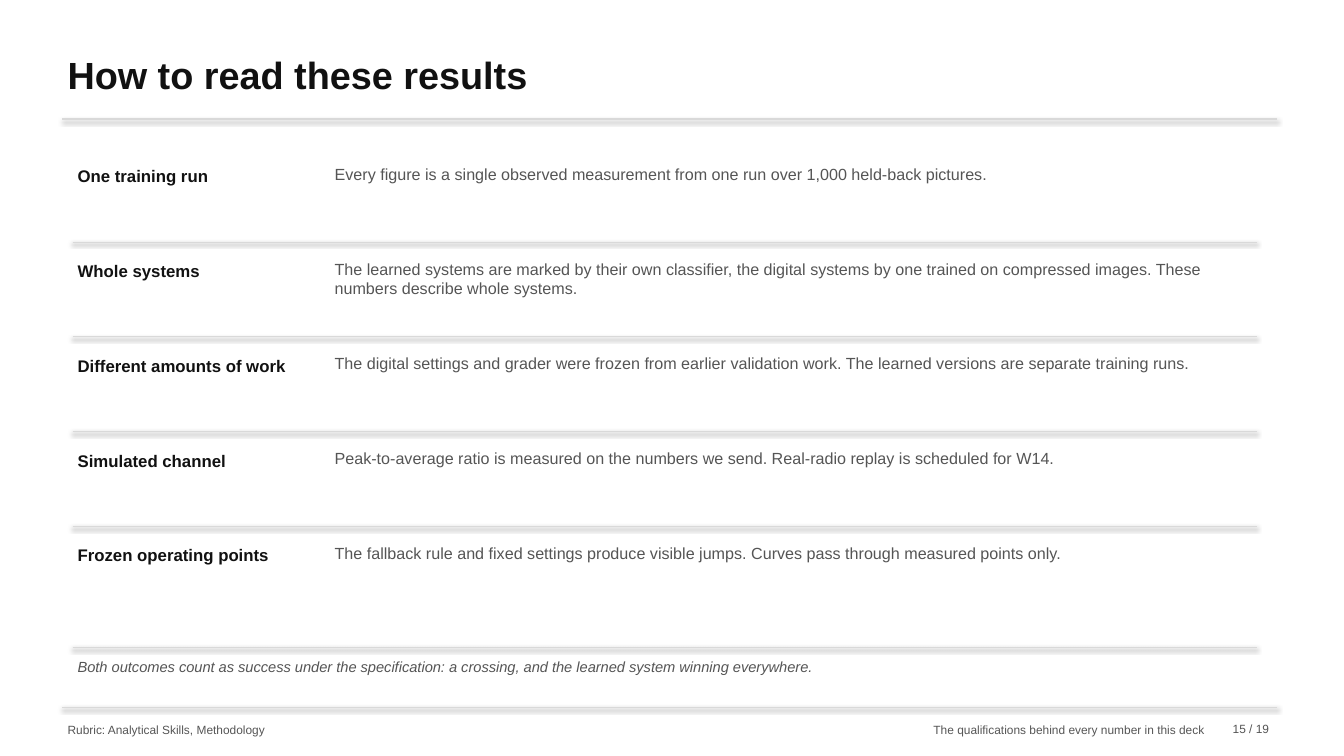
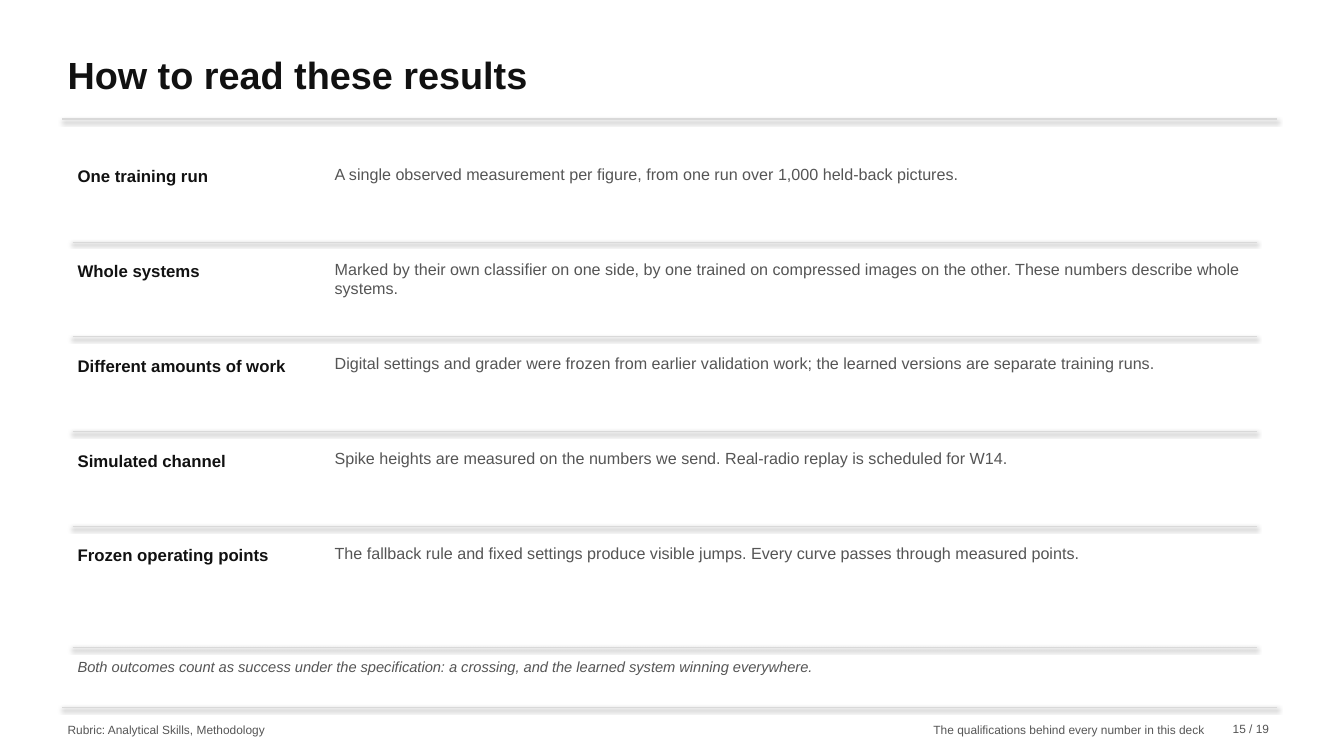
Before and after one commit to nxck2005/capstone, a slide deck: slide 15 of deliverables/review-2/semantic-communication-second-review.pptx. Drawn at 1344x756 pixels with LibreOffice and Linux fonts; fonts in the diff are those of the drawing. Boxes give left, top, right and bottom in pixels: in the first picture for what was removed or moved away, otherwise in the second. Text is boxed around its words. In the diff, an @@ line names an element or a change of style, - is before the commit and + after.

```diff
--- a/deliverables/review-2/semantic-communication-second-review.pptx
+++ b/deliverables/review-2/semantic-communication-second-review.pptx
@@ text at [335, 168, 958, 184]: text changed @@
-Every figure is a single observed measurement from one run over 1,000 held-back pictures.
+A single observed measurement per figure, from one run over 1,000 held-back pictures.
@@ text at [335, 263, 1239, 298]: text changed @@
-The learned systems are marked by their own classifier, the digital systems by one trained on compressed images. These numbers describe whole systems.
+Marked by their own classifier on one side, by one trained on compressed images on the other. These numbers describe whole systems.
@@ text at [335, 357, 1154, 373]: text changed @@
-The digital settings and grader were frozen from earlier validation work. The learned versions are separate training runs.
+Digital settings and grader were frozen from earlier validation work; the learned versions are separate training runs.
@@ text at [335, 452, 1008, 468]: text changed @@
-Peak-to-average ratio is measured on the numbers we send. Real-radio replay is scheduled for W14.
+Spike heights are measured on the numbers we send. Real-radio replay is scheduled for W14.
@@ text at [335, 547, 1079, 563]: text changed @@
-The fallback rule and fixed settings produce visible jumps. Curves pass through measured points only.
+The fallback rule and fixed settings produce visible jumps. Every curve passes through measured points.
```
Also in this commit, not shown: 10 other slides changed, 15 other files.
